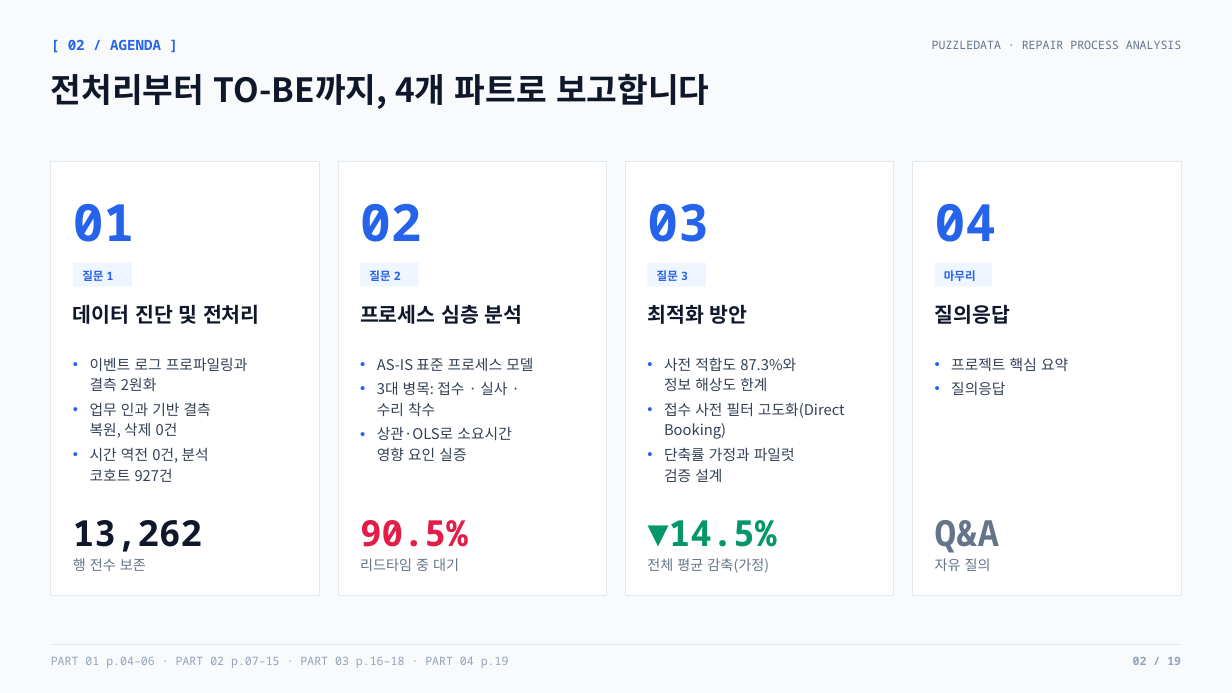
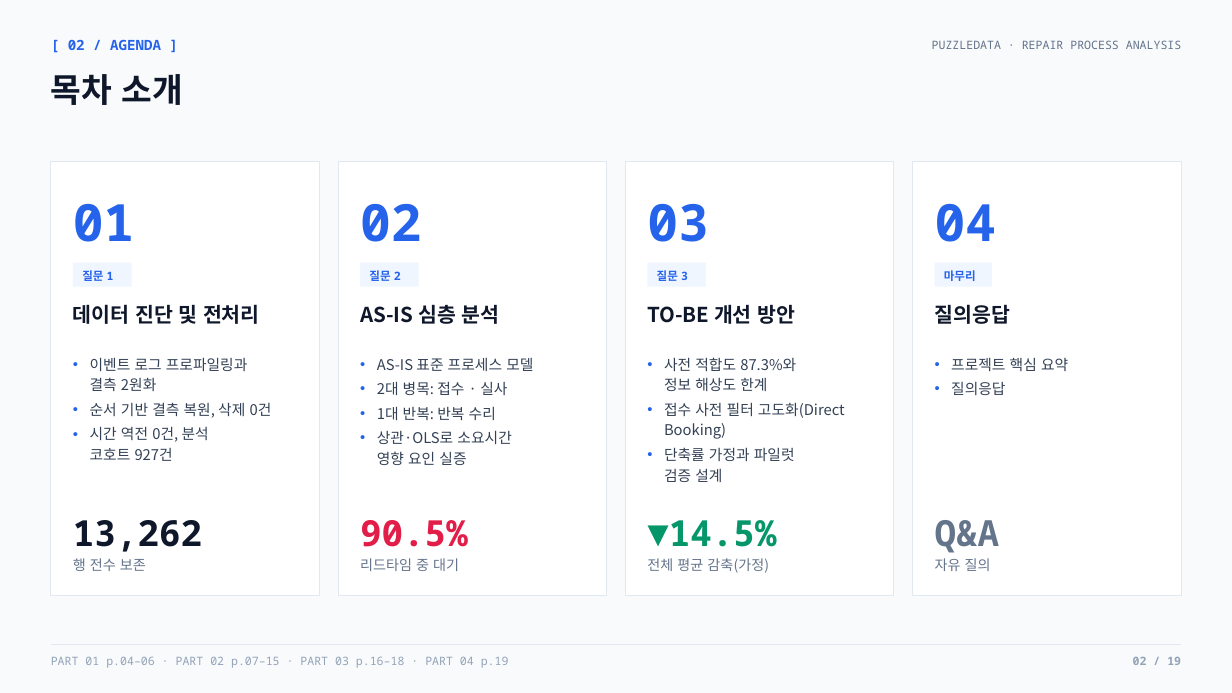
Before and after one commit to nus1245/puzzle_data, a slide deck: slide 2 of outputs/pptx/puzzledata_repair_report.pptx. Drawn at 1232x693 pixels with LibreOffice and Linux fonts; fonts in the diff are those of the drawing. Boxes give left, top, right and bottom in pixels: in the first picture for what was removed or moved away, otherwise in the second. Text is boxed around its words. In the diff, an @@ line names an element or a change of style, - is before the commit and + after.

```diff
--- a/outputs/pptx/puzzledata_repair_report.pptx
+++ b/outputs/pptx/puzzledata_repair_report.pptx
@@ text at (51,74,183,105): text changed @@
-전처리부터 TO-BE까지, 4개 파트로 보고합니다
+목차 소개
@@ text at (360,304,500,324): text changed @@
-프로세스 심층 분석
+AS-IS 심층 분석
@@ text at (647,304,795,324): text changed @@
-최적화 방안
+TO-BE 개선 방안
@@ text at (377,381,507,395): text changed @@
-• 3대 병목: 접수 · 실사 ·
-  수리 착수
+• 2대 병목: 접수 · 실사
+• 1대 반복: 반복 수리
@@ text at (90,402,272,418): text changed @@
-• 업무 인과 기반 결측
-  복원, 삭제 0건
+• 순서 기반 결측 복원, 삭제 0건
```
Also in this commit, not shown: 2 other files.
